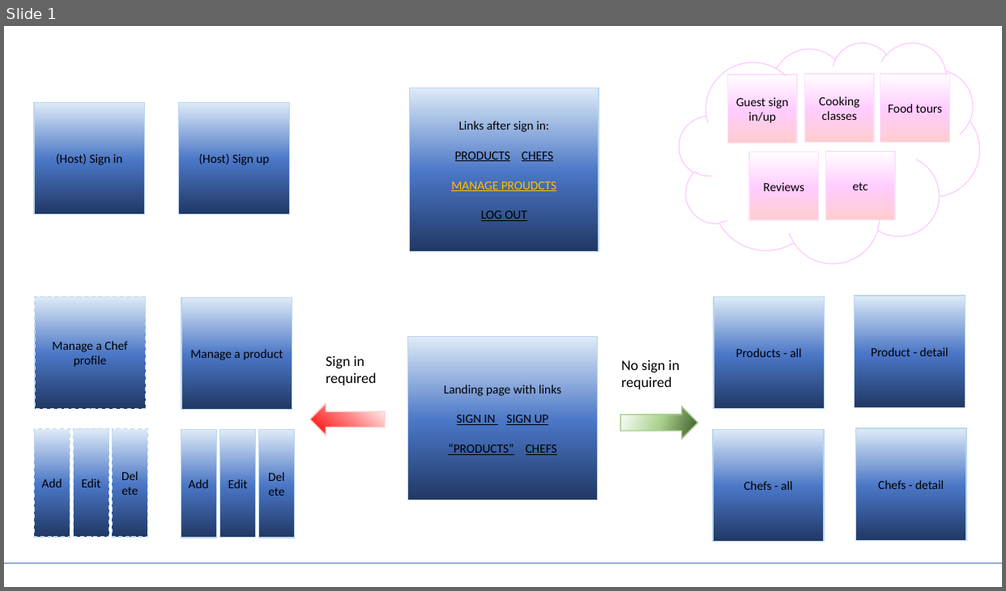
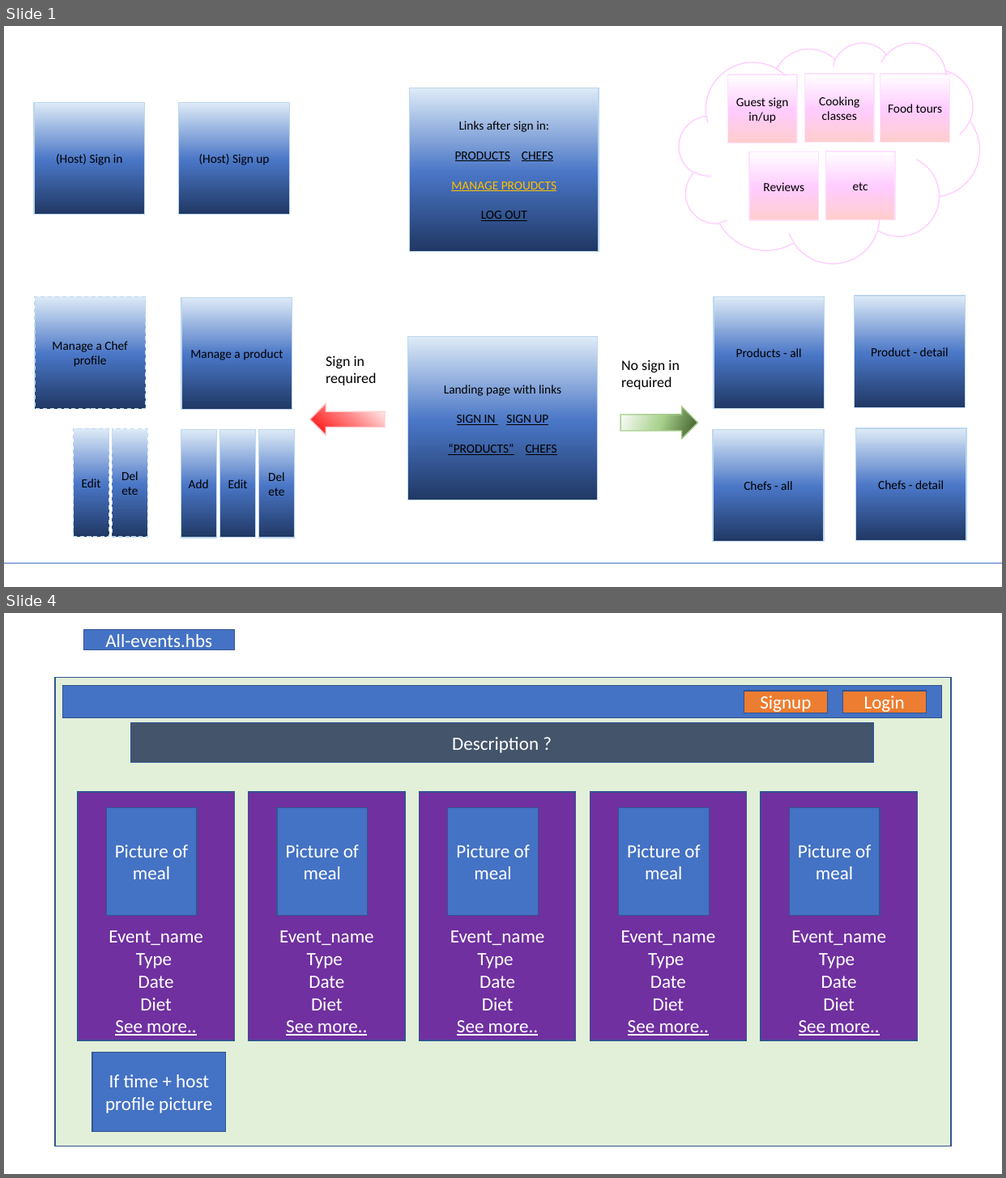
Before and after one commit to sdubois90/Second-project, a slide deck: Working plan/Project plan.pptx. Shown one above the other, each under a label of ours: slide 1 before the commit, slides 1 and 4 after it; the slides between them are not shown. The pictures are 1006x591 and 1006x1178 pixels, drawn with LibreOffice and Linux fonts; fonts in the diff are those of the drawing. Boxes give left, top, right and bottom in pixels: in the first picture for what was removed or moved away, otherwise in the second. Text is boxed around its words. In the diff, an @@ line names an element or a change of style, - is before the commit and + after.

```diff
--- a/Working plan/Project plan.pptx
+++ b/Working plan/Project plan.pptx
@@ slide 4 added at (x1=4, y1=613, x2=1002, y2=1174), background #FFFFFF @@
@@ rectangle added at (x1=84, y1=629, x2=235, y2=650), fill #4472C4, outline #325491 1 pt, 18 pt, text #FFFFFF @@
+All-events.hbs
@@ rectangle added at (x1=55, y1=677, x2=951, y2=1147), fill #E2F0D9, outline #325491 1 pt @@
@@ rectangle added at (x1=62, y1=686, x2=941, y2=717), fill #4472C4, outline #325491 1 pt @@
@@ rectangle added at (x1=744, y1=691, x2=828, y2=713), fill #ED7D31, outline #325491 1 pt, 18 pt, text #FFFFFF @@
+Signup
@@ rectangle added at (x1=842, y1=691, x2=926, y2=713), fill #ED7D31, outline #325491 1 pt, 18 pt, text #FFFFFF @@
+Login
@@ rectangle added at (x1=130, y1=723, x2=873, y2=763), fill #44546A, outline #325491 1 pt, 18 pt, text #FFFFFF @@
+Description ?
@@ rectangle added at (x1=78, y1=792, x2=235, y2=1041), fill #7030A0, outline #325491 1 pt, 18 pt, text #FFFFFF @@
+Event_name
+Type
+Date
+Diet
+See more..
@@ rectangle added at (x1=249, y1=792, x2=405, y2=1041), fill #7030A0, outline #325491 1 pt, 18 pt, text #FFFFFF @@
+Event_name
+Type
+Date
+Diet
+See more..
@@ rectangle added at (x1=420, y1=792, x2=576, y2=1041), fill #7030A0, outline #325491 1 pt, 18 pt, text #FFFFFF @@
+Event_name
+Type
+Date
+Diet
+See more..
@@ rectangle added at (x1=590, y1=792, x2=747, y2=1041), fill #7030A0, outline #325491 1 pt, 18 pt, text #FFFFFF @@
+Event_name
+Type
+Date
+Diet
+See more..
@@ rectangle added at (x1=761, y1=792, x2=918, y2=1041), fill #7030A0, outline #325491 1 pt, 18 pt, text #FFFFFF @@
+Event_name
+Type
+Date
+Diet
+See more..
@@ rectangle added at (x1=107, y1=807, x2=197, y2=915), fill #4472C4, outline #325491 1 pt, 18 pt, text #FFFFFF @@
+Picture of meal
@@ rectangle added at (x1=277, y1=807, x2=368, y2=915), fill #4472C4, outline #325491 1 pt, 18 pt, text #FFFFFF @@
+Picture of meal
@@ rectangle added at (x1=448, y1=807, x2=539, y2=915), fill #4472C4, outline #325491 1 pt, 18 pt, text #FFFFFF @@
+Picture of meal
@@ rectangle added at (x1=619, y1=807, x2=710, y2=915), fill #4472C4, outline #325491 1 pt, 18 pt, text #FFFFFF @@
+Picture of meal
@@ rectangle added at (x1=790, y1=807, x2=880, y2=915), fill #4472C4, outline #325491 1 pt, 18 pt, text #FFFFFF @@
+Picture of meal
@@ rectangle added at (x1=92, y1=1053, x2=226, y2=1131), fill #4472C4, outline #325491 1 pt, 18 pt, text #FFFFFF @@
+If time + host profile picture
@@ slide 1 changed as well @@
@@ rectangle removed at (x1=34, y1=429, x2=70, y2=537) @@
-Add
```
Also in this commit, not shown: 1 other slide changed, 9 other slides added, 8 other files.
